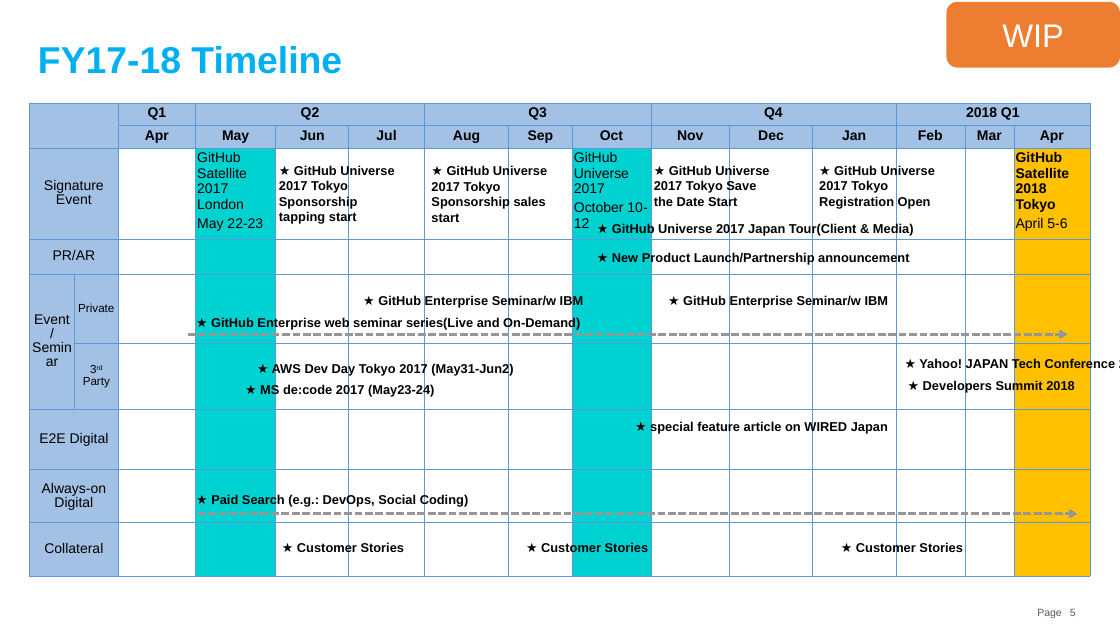
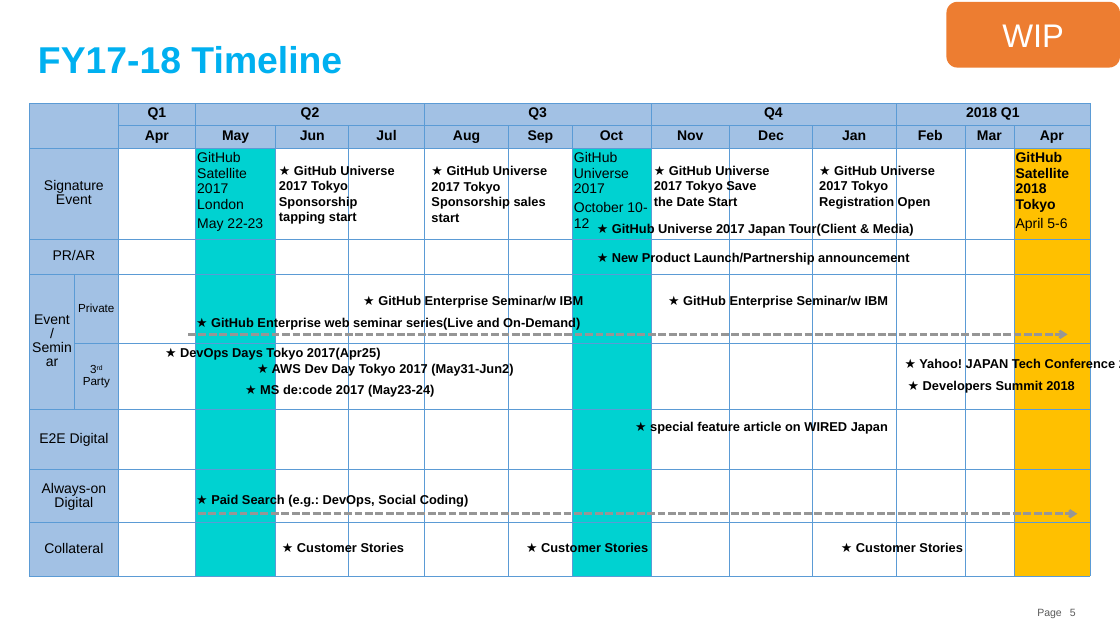
Before and after one commit to souebina/GitHub-Japan-Marketing-Plan, a slide deck: slide 5 of GitHub Japan Marketing Strategy.pptx. Drawn at 1120x630 pixels with LibreOffice and Linux fonts; fonts in the diff are those of the drawing. Boxes give left, top, right and bottom in pixels: in the first picture for what was removed or moved away, otherwise in the second. Text is boxed around its words. In the diff, an @@ line names an element or a change of style, - is before the commit and + after.

Commit message:
Update calendar

```diff
--- a/GitHub Japan Marketing Strategy.pptx
+++ b/GitHub Japan Marketing Strategy.pptx
@@ text added at (180, 347, 381, 360), 11 pt, text #000000, bold @@
+★ DevOps Days Tokyo 2017(Apr25)
```
